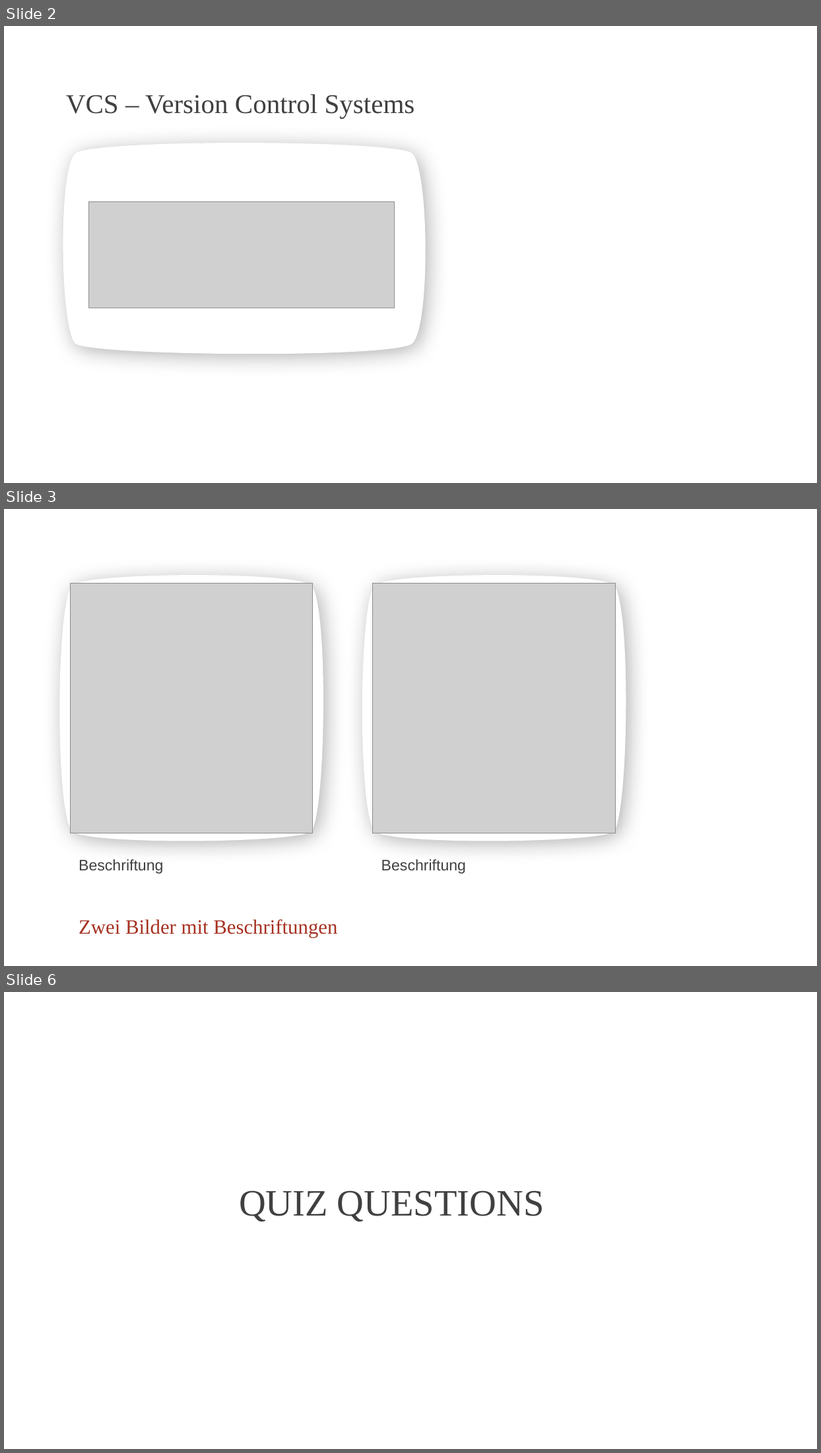
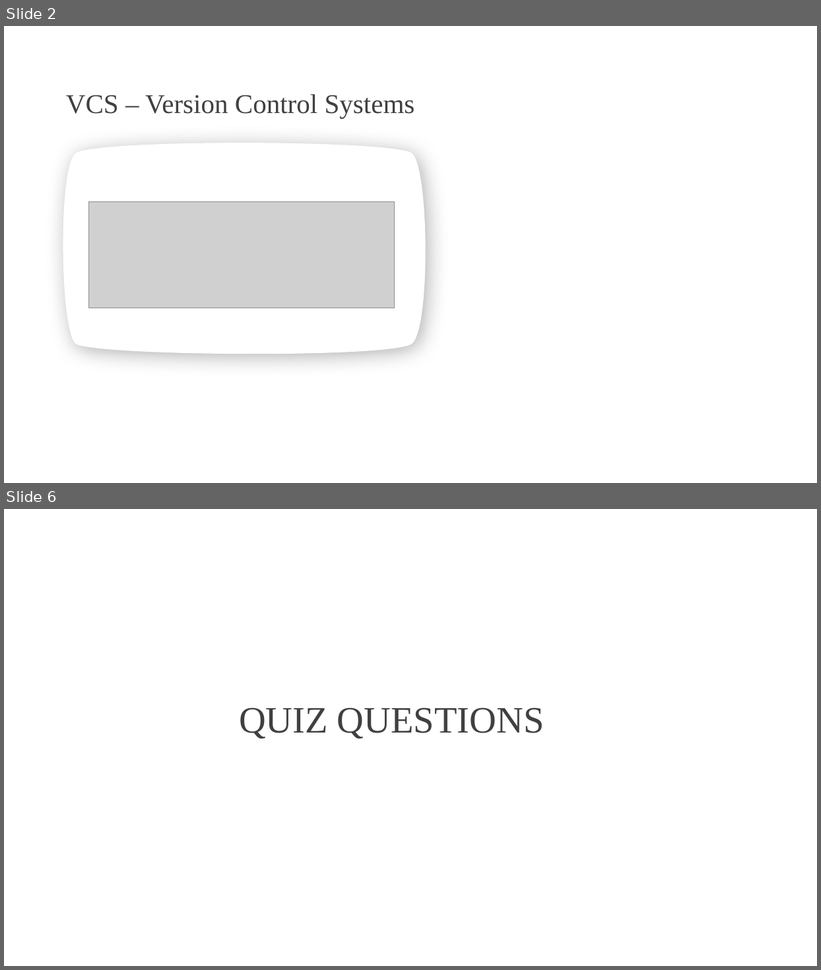
Before and after one commit to DarioStalder/INTROTeam16, a slide deck: projects/RECAP SW1 29.pptx. Shown one above the other, each under a label of ours: slides 2, 3 and 6 before the commit, slides 2 and 6 after it; the slides between them are not shown. The pictures are 821x1453 and 821x970 pixels, drawn with LibreOffice and Linux fonts; fonts in the diff are those of the drawing; grey boxes stand for pictures; background and template pictures are left out. Boxes give left, top, right and bottom in pixels: in the first picture for what was removed or moved away, otherwise in the second. Text is boxed around its words. In the diff, an @@ line names an element or a change of style, - is before the commit and + after.

```diff
--- a/projects/RECAP SW1 29.pptx
+++ b/projects/RECAP SW1 29.pptx
@@ slide 3 removed at [4,509,817,966], background picture (left out) @@
@@ freeform shape removed at [55,571,329,845] @@
@@ picture removed at [71,584,314,834] @@
@@ freeform shape removed at [358,571,632,845] @@
@@ picture removed at [373,584,616,834] @@
@@ text removed at [79,859,163,874] @@
-Beschriftung
@@ text removed at [382,859,466,874] @@
-Beschriftung
@@ title removed at [79,920,337,938] @@
-Zwei Bilder mit Beschriftungen
```
Also in this commit, not shown: 2 slides changed, 3 slides added, 2 other slides removed.
